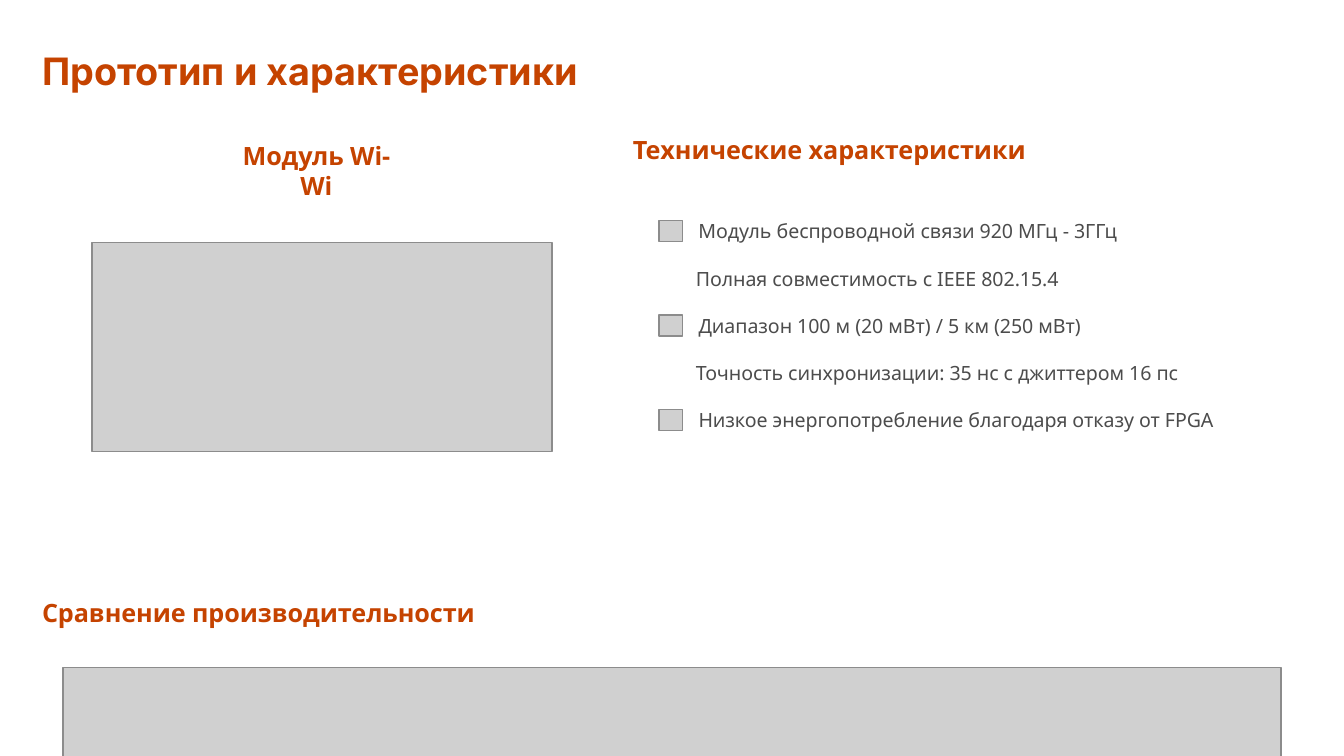
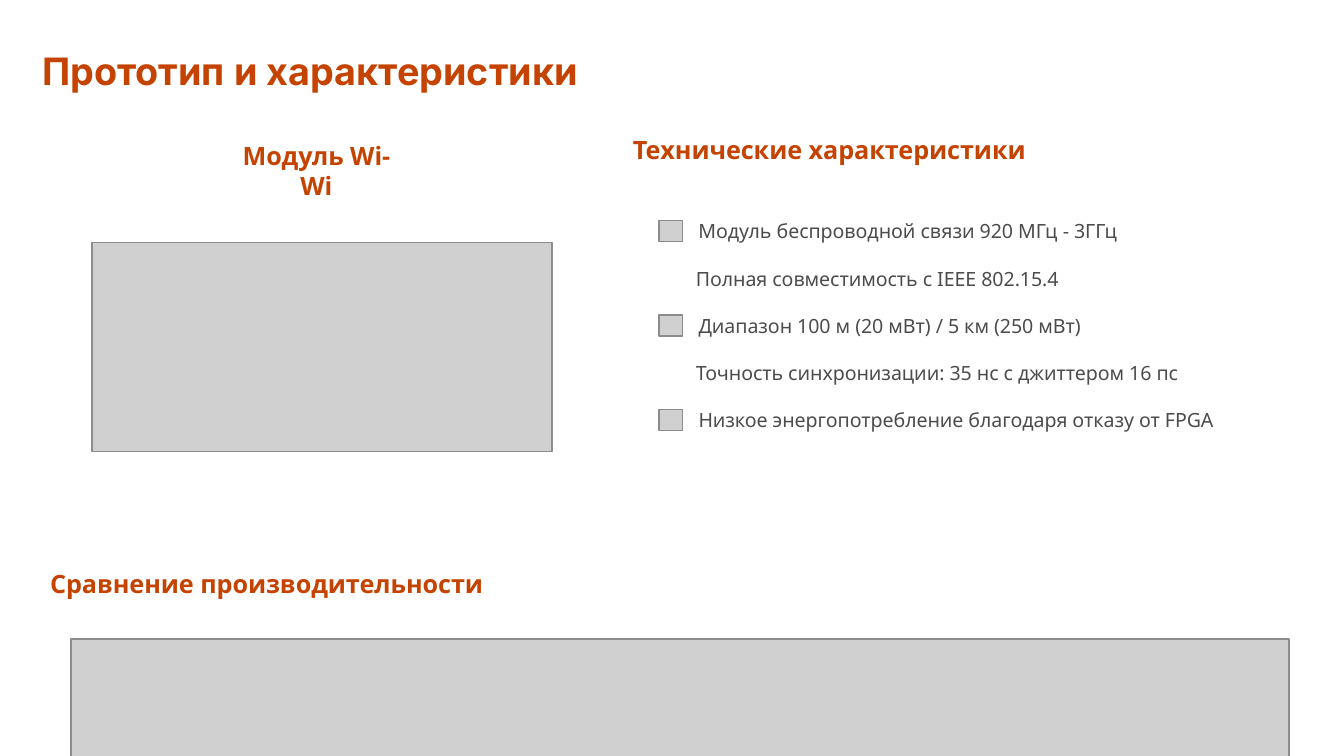
Before and after one commit to SiwaNetwork/QUANTUM, a slide deck: slide 7 of ДОКУМЕНТЫ/МАТЕРИАЛ СТАТЬИ/WIWI_SHIWA_NETWORK.pptx. Drawn at 1344x756 pixels with LibreOffice and Linux fonts; fonts in the diff are those of the drawing; grey boxes stand for pictures; background and template pictures are left out. Boxes give left, top, right and bottom in pixels: in the first picture for what was removed or moved away, otherwise in the second. Text is boxed around its words. In the diff, an @@ line names an element or a change of style, - is before the commit and + after.

```diff
--- a/ДОКУМЕНТЫ/МАТЕРИАЛ СТАТЬИ/WIWI_SHIWA_NETWORK.pptx
+++ b/ДОКУМЕНТЫ/МАТЕРИАЛ СТАТЬИ/WIWI_SHIWA_NETWORK.pptx
@@ 1 picture, 1 text, 1 rectangle: place and size @@
-1 picture, 1 text, 1 rectangle at (42, 603, 1302, 756)
+1 picture, 1 text, 1 rectangle at (50, 574, 1310, 756)
```
Also in this commit, not shown: 1 other slide changed, 6 other files.
